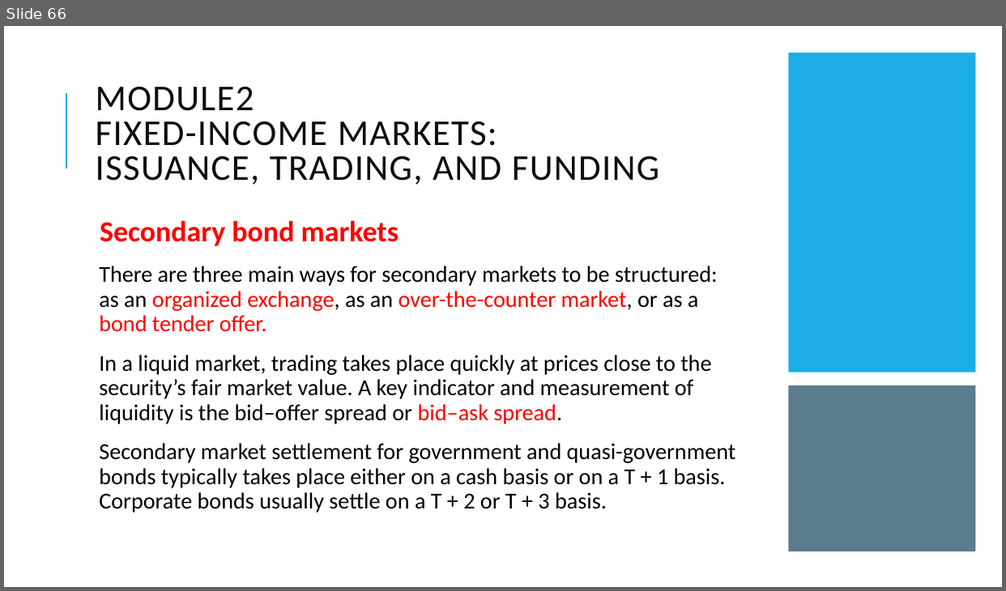
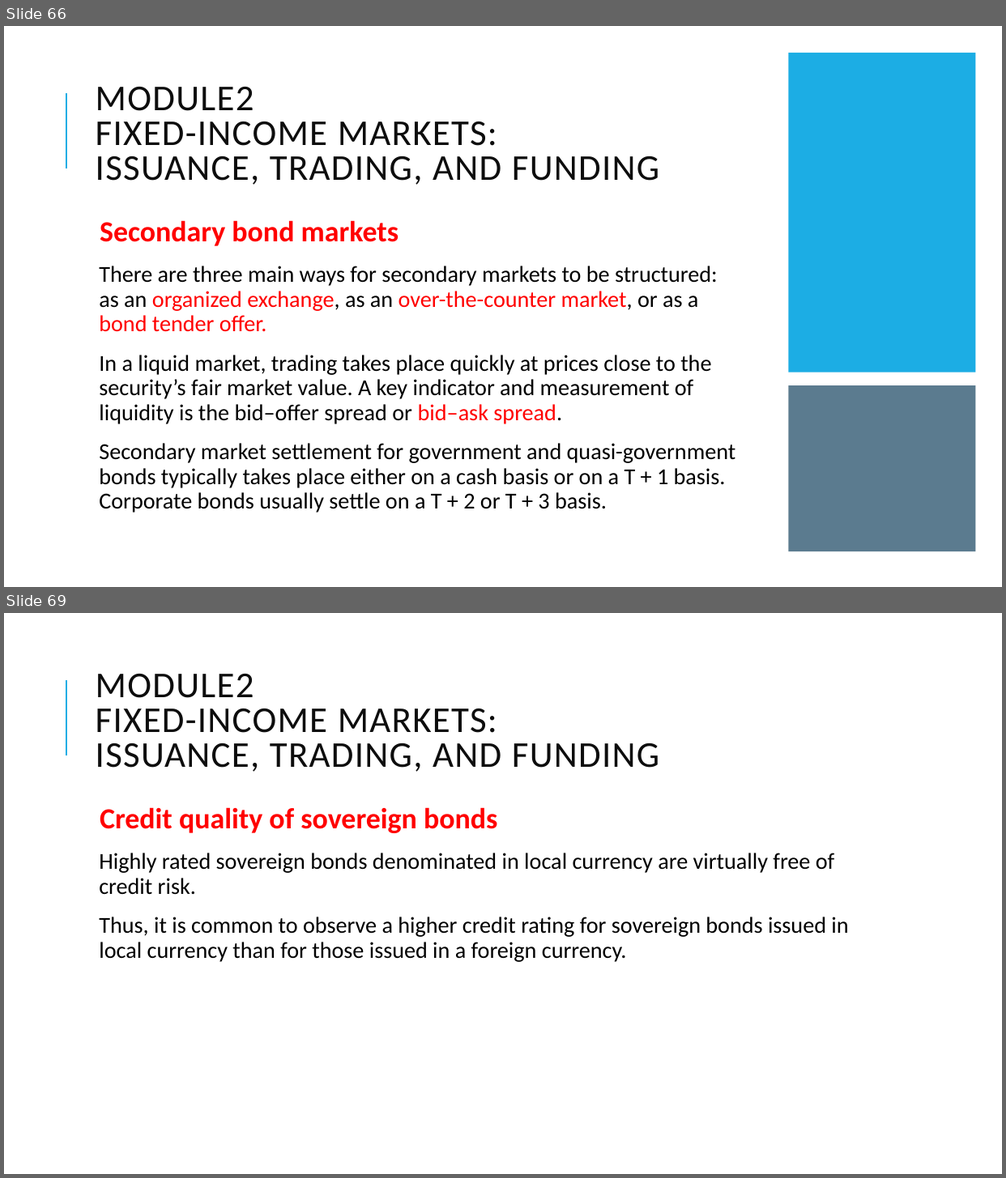
Before and after one commit to Isco0530/data, a slide deck: Fixed Income.pptx. Shown one above the other, each under a label of ours: slide 66 before the commit, slides 66 and 69 after it; the slides between them are not shown. The pictures are 1006x591 and 1006x1178 pixels, drawn with LibreOffice and Linux fonts; fonts in the diff are those of the drawing. Boxes give left, top, right and bottom in pixels: in the first picture for what was removed or moved away, otherwise in the second. Text is boxed around its words. In the diff, an @@ line names an element or a change of style, - is before the commit and + after.

```diff
--- a/Fixed Income.pptx
+++ b/Fixed Income.pptx
@@ slide 69 added at [4,613,1002,1174], background #FFFFFF; not listed: 1 template element that a slide beside it also shows @@
@@ title added at [96,674,659,772], 35 pt, text #0D0D0D @@
+MODULE2
+FIXED-INCOME MARKETS:
+ISSUANCE, TRADING, AND FUNDING
@@ text added at [99,807,848,962], 22 pt, text #000000 @@
+  Credit quality of sovereign bonds
+  Highly rated sovereign bonds denominated in local currency are virtually free of credit risk.
+  Thus, it is common to observe a higher credit rating for sovereign bonds issued in local currency than for those issued in a foreign currency.
```
Also in this commit, not shown: 2 slides changed, 5 other slides added.
